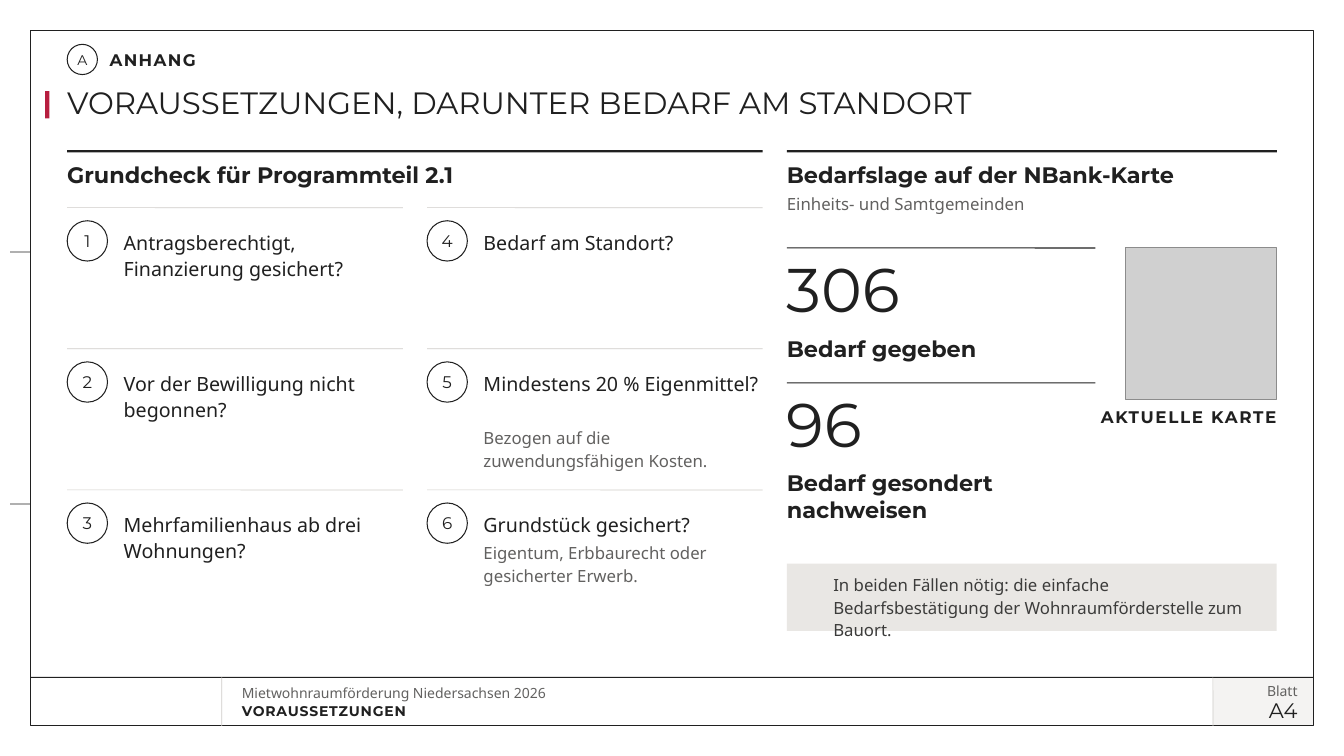
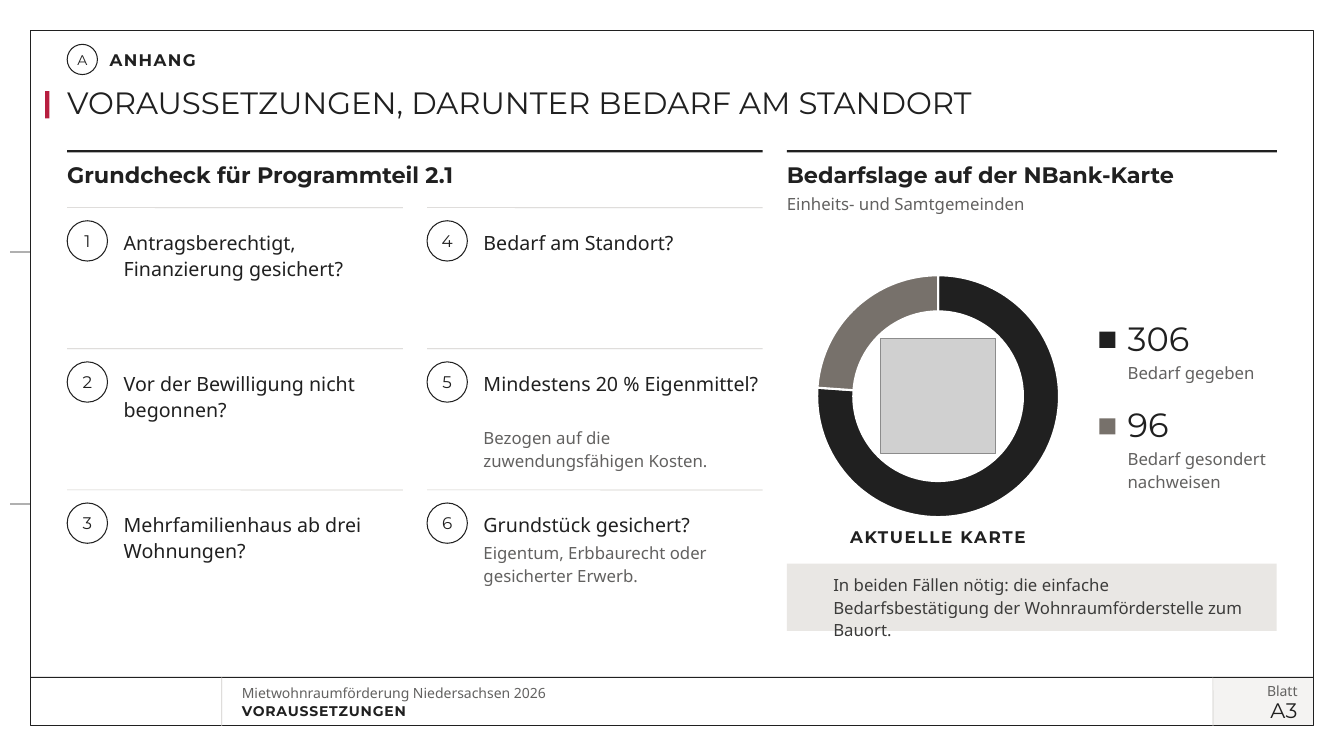
Before and after one commit to vgedaschko/NBank, a slide deck: slide 32 of praesentation/dist/PGN-Mietwohnraumfoerderung-Niedersachsen-2026-Vortrag.pptx (slide 33 before the commit). Drawn at 1344x756 pixels with LibreOffice and Linux fonts; fonts in the diff are those of the drawing; grey boxes stand for pictures; background and template pictures are left out. Boxes give left, top, right and bottom in pixels: in the first picture for what was removed or moved away, otherwise in the second. Text is boxed around its words. In the diff, an @@ line names an element or a change of style, - is before the commit and + after.

```diff
--- a/praesentation/dist/PGN-Mietwohnraumfoerderung-Niedersachsen-2026-Vortrag.pptx
+++ b/praesentation/dist/PGN-Mietwohnraumfoerderung-Niedersachsen-2026-Vortrag.pptx
@@ line removed from (787, 248) to (1096, 248) @@
@@ doughnut chart added at bbox=[787, 245, 1090, 547] @@
+categories: Bedarf gegeben, Bedarf gesondert nachweisen
+Series 1: 76, 24
@@ ellipse added at bbox=[853, 311, 1024, 482], fill #FFFFFF @@
@@ text "306" at bbox=[1128, 327, 1190, 352]: size 44 to 24 pt; line spacing 44pt to 26pt @@
@@ text "306": place and size @@
-text "306" at bbox=[787, 268, 900, 313]
+text "306" at bbox=[1128, 327, 1190, 352]
@@ picture: place and size @@
-picture at bbox=[1126, 248, 1277, 399]
+picture at bbox=[881, 339, 996, 454]
@@ rectangle added at bbox=[1100, 332, 1116, 348], fill #202020 @@
@@ line removed from (787, 383) to (1096, 383) @@
@@ text "Bedarf gegeben": place and size @@
-text "Bedarf gegeben" at bbox=[787, 340, 976, 362]
+text "Bedarf gegeben" at bbox=[1128, 366, 1255, 383]
@@ text "Bedarf gegeben" at bbox=[1128, 366, 1255, 383]: size 16 to 12 pt, font Montserrat to Noto Sans, text colour #202020 to #626160, bold off; line spacing 1 to 1.12 @@
@@ rectangle added at bbox=[1100, 418, 1116, 435], fill #77716B @@
@@ text "96": place and size @@
-text "96" at bbox=[787, 403, 862, 448]
+text "96" at bbox=[1128, 413, 1169, 438]
@@ text "96" at bbox=[1128, 413, 1169, 438]: size 44 to 24 pt; line spacing 44pt to 26pt @@
@@ text "Bedarf gesondert nachweisen" at bbox=[1128, 452, 1266, 488]: size 16 to 12 pt, font Montserrat to Noto Sans, text colour #202020 to #626160, bold off; line spacing 1 to 1.12 @@
@@ text "Bedarf gesondert nachweisen": place and size @@
-text "Bedarf gesondert nachweisen" at bbox=[787, 474, 993, 518]
+text "Bedarf gesondert nachweisen" at bbox=[1128, 452, 1266, 488]
@@ text "AKTUELLE KARTE": place and size @@
-text "AKTUELLE KARTE" at bbox=[1101, 411, 1203, 423]
+text "AKTUELLE KARTE" at bbox=[850, 531, 952, 544]
@@ text "AKTUELLE KARTE" at bbox=[850, 531, 952, 544]: alignment right to centre @@
@@ text at bbox=[1270, 703, 1297, 718]: text changed @@
-A4
+A3
```
Also in this commit, not shown: 18 other slides changed, 1 slide removed, 26 other files.
